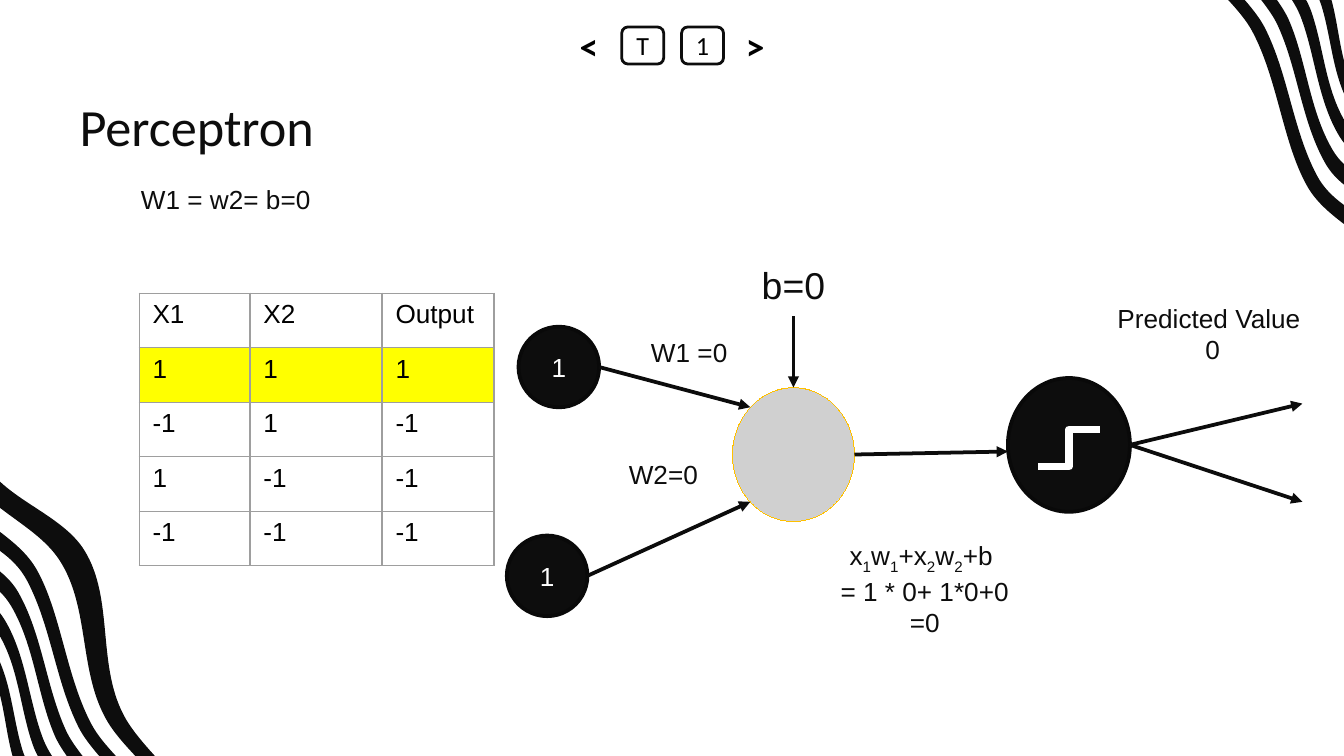
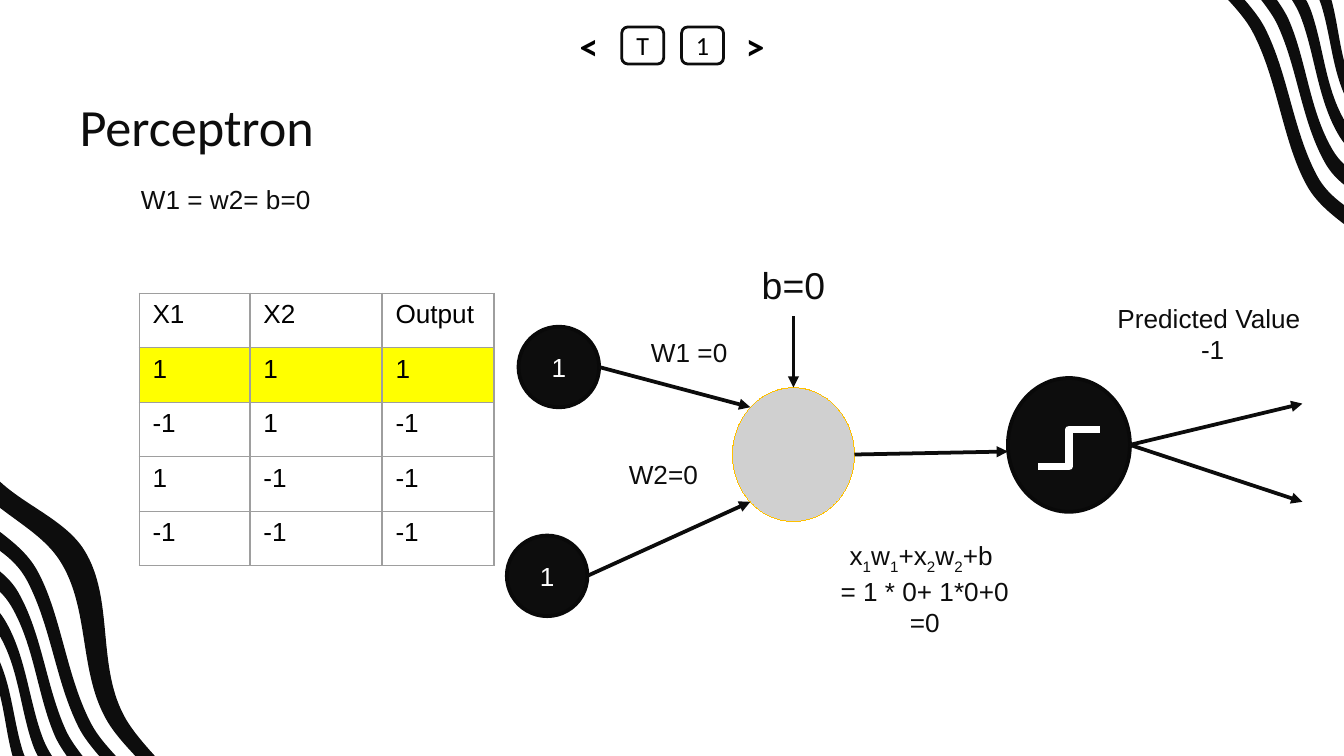
Before and after one commit to abrarhasan3/Green-Uni-All-Academic-Content, a slide deck: slide 10 of CSE 411 Machine Learning/ML_CH_11.pptx. Drawn at 1344x756 pixels with LibreOffice and Linux fonts; fonts in the diff are those of the drawing; grey boxes stand for pictures. Boxes give left, top, right and bottom in pixels: in the first picture for what was removed or moved away, otherwise in the second. Text is boxed around its words. In the diff, an @@ line names an element or a change of style, - is before the commit and + after.

Commit message:
Added ML

```diff
--- a/CSE 411 Machine Learning/ML_CH_11.pptx
+++ b/CSE 411 Machine Learning/ML_CH_11.pptx
@@ text at box(1201, 341, 1224, 359): text changed @@
-0
+-1
```
Also in this commit, not shown: 2 slides added.
